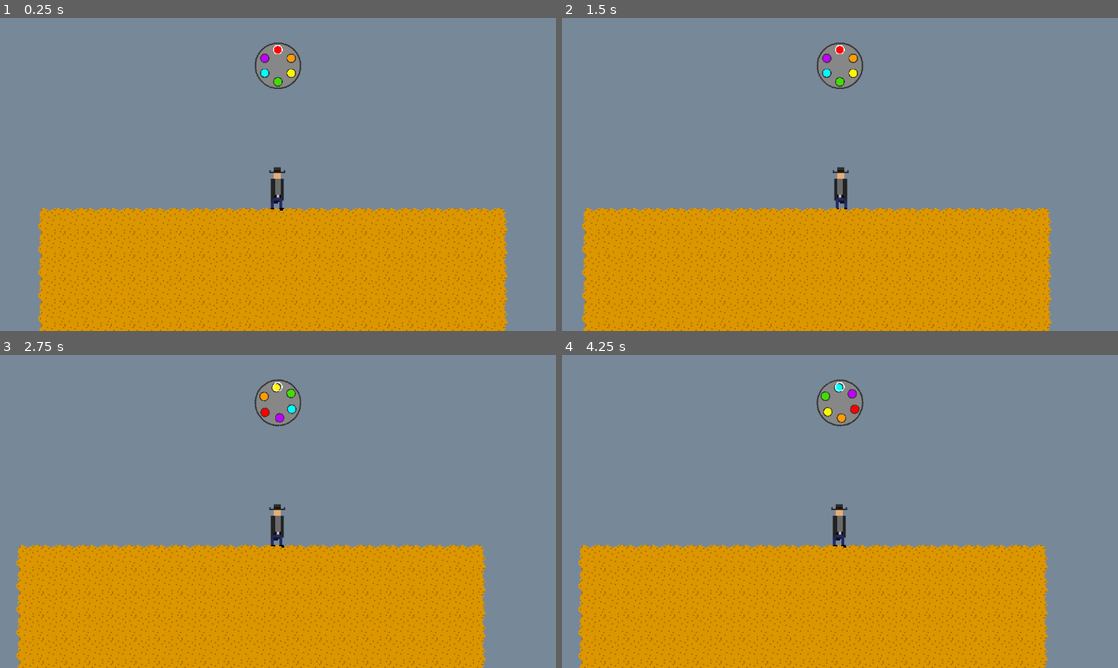
Above: before the commit, frames 1-4 (two rows, left to right).
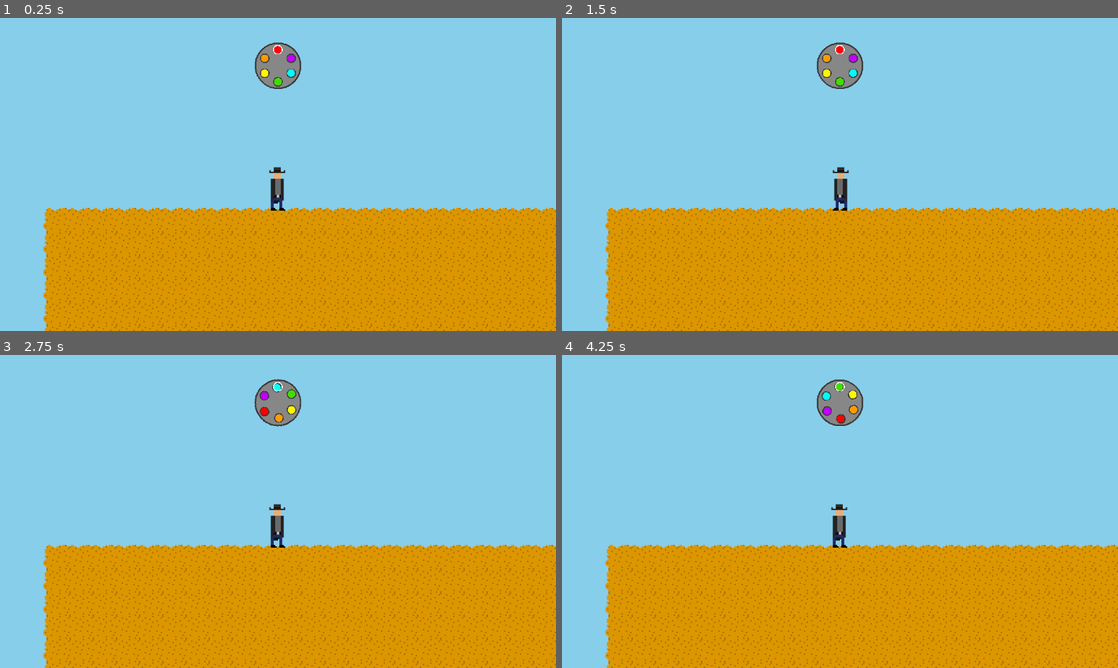
Above: after the commit, the same moments.

Repository: kedrickfudala/One-Button-Game-Jam
Game: Godot game, scene res://src/levels/world.tscn
Two runs of this game, one before a commit and one after it. Both use one fixed random seed, a clock stepped at 60 frames per second and the inputs below.
Inputs (mouse positions are in pixels of both pictures, inside the frame that each line leads up to):
- Up to frame 1 (0.25 s): no input
- Up to frame 2 (1.5 s): tap Enter (ui_accept) at 0.5, 1.35 s; move the mouse to (962, 158) at 0.52 s; hold Enter (ui_accept) 0.53-1.28 s; move the mouse to (728, 190) at 1.27 s
- Up to frame 3 (2.75 s): tap Enter (ui_accept) at 1.52, 1.82 s; move the mouse to (333, 442) at 2.02 s; hold Enter (ui_accept) from 2.03 s (still down)
- Up to frame 4 (4.25 s): move the mouse to (812, 574) at 2.77 s; release Enter (ui_accept) at 2.78 s; tap Enter (ui_accept) at 2.85, 3.02, 3.32 s; move the mouse to (1006, 558) at 3.52 s; hold Enter (ui_accept) from 3.53 s (still down)

The runs differ from the first frame. In frame 1, 72% of the frame differs, in the area x 0-100%, y 0-100%; in frame 2, 68%; in frame 3, 73%; in frame 4, 73%.

Commit message:
fixed chamber

Diff:
--- a/src/levels/world.gd
+++ b/src/levels/world.gd
@@ -2,15 +2,23 @@
 
 @onready var map_segment : PackedScene = preload("res://src/levels/map_segment.tscn")
 
+@onready var player : PackedScene = preload("res://src/player.tscn")
+
 func _ready():
-	RenderingServer.set_default_clear_color(Color.LIGHT_SLATE_GRAY)
-	spawn_map()
-	pass
+	RenderingServer.set_default_clear_color(Color.SKY_BLUE)
+	spawn_map(0)
+	spawn_map(1)
+	spawn_player()
 
 func _process(delta):
 	pass
 
-func spawn_map():
+func spawn_player():
+	var player_inst = player.instantiate()
+	player_inst.global_position = Vector2(0, 0)
+	add_child(player_inst)
+
+func spawn_map(offset : int):
 	var map_inst = map_segment.instantiate()
-	map_inst.global_position = Vector2(0, 0)
+	map_inst.global_position = Vector2(offset * 16 * 20, 0)
 	add_child(map_inst)
--- a/src/levels/world.tscn
+++ b/src/levels/world.tscn
@@ -1,9 +1,6 @@
-[gd_scene load_steps=3 format=3 uid="uid://cguoafikkkcjk"]
+[gd_scene load_steps=2 format=3 uid="uid://cguoafikkkcjk"]
 
-[ext_resource type="PackedScene" uid="uid://ctbqfe6jsmrpf" path="res://src/player.tscn" id="1_2ypha"]
 [ext_resource type="Script" path="res://src/levels/world.gd" id="1_57tfk"]
 
 [node name="World" type="Node2D"]
 script = ExtResource("1_57tfk")
-
-[node name="Player" parent="." instance=ExtResource("1_2ypha")]
--- a/src/player.gd
+++ b/src/player.gd
@@ -12,6 +12,7 @@
 @onready var chamber = ["RED", "ORANGE", "YELLOW", "GREEN", "BLUE", "PURPLE"]
 @onready var chamber_slot : float = 0.0
 @onready var chamber_spin : float = 0.0
+@onready var temp_spin : float = 0.0
 
 @onready var hearts : int = 3
 @onready var facing_direction : int = 1
@@ -22,40 +23,98 @@
 	input_timer.one_shot = true
 
 func _physics_process(delta):
-	take_input()
+	take_input(delta)
 	move()
 	update_animations()
 
-func take_input():
+func fire():
+	chamber_slot = fmod(snapped(chamber_slot, 1), 6)
+	chamber_spin = 0
+	print("CSLOT " + str(chamber_slot) + " CSPIN " + str(chamber_spin))
+	print("FIRE " + str(chamber[chamber_slot]))
+	#var tween2 = create_tween()
+	#tween2.tween_property(self, "chamber_spin", 0, 0.1)
+	pass
+
+func take_input(delta):
 	if get_global_mouse_position().x > self.global_position.x:
 		facing_direction = 1
 	else:
 		facing_direction = -1
 
 	if Input.is_action_just_pressed("ui_accept"):
+		#chamber_slot = fmod(snapped(chamber_slot, 1), 6)
+		chamber_sprite.rotation_degrees = fmod(chamber_sprite.rotation_degrees, 360)
 		input_timer.start()
 	if Input.is_action_pressed("ui_accept"):
-		chamber_spin += 0.05
-		if chamber_spin > 6:
-			chamber_spin -= 6
+		chamber_spin += 0.1
+		#chamber_spin = fmod(snapped(chamber_spin, 0.1), 6)
+		#print(chamber_spin)
+		print("CSLOT " + str(chamber_slot) + " CSPIN " + str(chamber_spin))
+		#print(chamber_sprite.rotation_degrees)
+		if !input_timer.is_stopped():
+			#chamber_sprite.rotation_degrees = (chamber_slot) * 60
+			pass
+		else:
+			var tween3 = create_tween()
+			#chamber_slot = fmod(snapped(chamber_slot, 1), 6)
+
+			tween3.tween_property(chamber_sprite, "rotation_degrees", snapped(chamber_slot + snapped(chamber_spin, 0.1), 1) * 60, 0.1)
+
+			#tween3.tween_property(chamber_sprite, "rotation_degrees", fmod(snapped(chamber_slot + fmod(snapped(chamber_spin, 0.1), 6), 1), 6) * 60, 0.1)
+			#if (chamber_sprite.rotation_degrees == 360):
+				#chamber_sprite.rotation_degrees = 0
+
+
+			#tween3.tween_property(chamber_sprite, "rotation_degrees", (chamber_slot + snapped(fmod(chamber_spin, 6), 0.1)) * 60, 0.1)
+			#chamber_sprite.rotation_degrees = (chamber_slot + fmod(snapped(chamber_spin, 0.1), 6)) * 60
 	if Input.is_action_just_released("ui_accept"):
-		if !input_timer.is_stopped():
-			print("Tap!")
-			print("FIRE " + str(chamber[chamber_slot]))
-			chamber_spin = 0
-		else:
-			chamber_slot += snapped(chamber_spin, 1) #floor(chamber_spin)
-			print(chamber_slot)
-			if chamber_slot > 5:
-				chamber_slot -= 5
-			print("Hold!")
-			print("FIRE " + str(chamber[chamber_slot]))
-			chamber_spin = 0
+		chamber_slot = fmod(snapped(chamber_slot, 1), 6)
+		#if chamber_slot > 5:
+			#chamber_slot -= 5
+		if !input_timer.is_stopped(): #Tap fire
+			fire()
+		else: #Hold spin and fire
+			chamber_slot += fmod(snapped(chamber_spin, 0.1), 6)
+			#var tween = create_tween()
+			#tween.tween_property(self, "chamber_slot", chamber_slot + fmod(snapped(chamber_spin, 0.1), 6), 0.5)
+			#tween.tween_property(self, "chamber_slot", snapped(fmod(chamber_slot + chamber_spin, 6), 1), 0.5)
+			fire()
 
-	chamber_sprite.rotation_degrees = (chamber_slot * -60) + (chamber_spin * -60)
+
+	#chamber_slot = snapped(fmod(chamber_slot, 5), 1)
+	#if Input.is_action_just_pressed("ui_accept"):
+		#input_timer.start()
+	#if Input.is_action_pressed("ui_accept"):
+		#chamber_spin += 0.1
+		#if chamber_spin > 6:
+			#chamber_spin -= 6
+	#if Input.is_action_just_released("ui_accept"):
+		#if !input_timer.is_stopped(): #Tap fire
+			#chamber_slot = snapped(fmod(chamber_slot, 5), 1)
+			#print("FIRE " + str(chamber[chamber_slot]))
+			#var tween2 = create_tween()
+			#tween2.tween_property(self, "chamber_spin", 0, 0.1)
+		#else: #Hold spin and fire
+			#chamber_slot = snapped(fmod(chamber_slot, 5), 1)
+			#var tween = create_tween()
+			#tween.tween_property(self, "chamber_slot", chamber_slot + snapped(chamber_spin, 1), 0.5)
+			#chamber_slot = snapped(fmod(chamber_slot, 5), 1)
+			##print(chamber_slot)
+			#print("FIRE " + str(chamber[chamber_slot]))
+			#var tween2 = create_tween()
+			#tween2.tween_property(self, "chamber_spin", 0, 0.5)
+	#if input_timer.is_stopped():
+		#var tween3 = create_tween()
+		#tween3.tween_property(chamber_sprite, "rotation_degrees", (chamber_slot + chamber_spin) * 60, 0.1)
+		##chamber_sprite.rotation_degrees = (chamber_slot + chamber_spin) * 60
+	#else:
+		#chamber_sprite.rotation_degrees = (chamber_slot) * 60
+	##print(chamber_sprite.rotation_degrees)
+	#print(chamber_slot)
 
 func move():
-	velocity = Vector2(speed * facing_direction, 0)
+	#velocity = Vector2(speed * facing_direction, 0)
 	move_and_slide()
 
 func update_animations():
Binary file changed: assets/sprites/chamber.png
